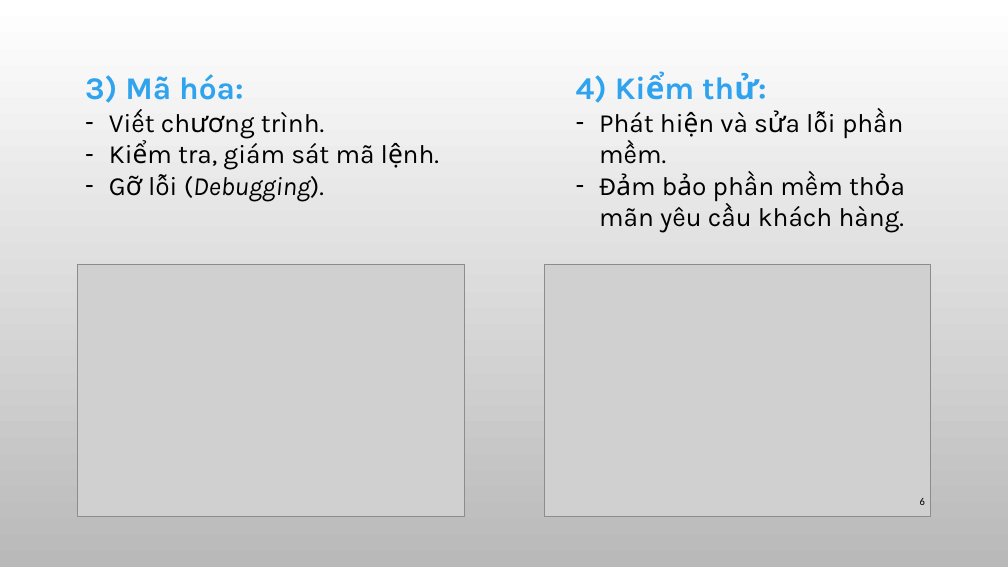
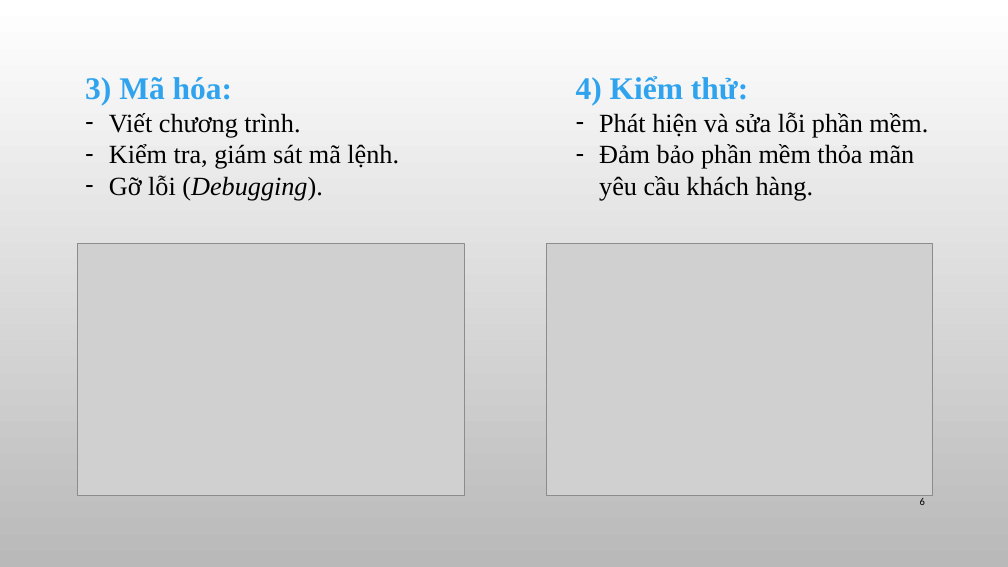
Before and after one commit to helloworldnmcnpm/studentmanagermentprogram, a slide deck: slide 6 of Slide seminar/Seminar.pptx. Drawn at 1008x567 pixels with LibreOffice and Linux fonts; fonts in the diff are those of the drawing; grey boxes stand for pictures; background and template pictures are left out. Boxes give left, top, right and bottom in pixels: in the first picture for what was removed or moved away, otherwise in the second. Text is boxed around its words. In the diff, an @@ line names an element or a change of style, - is before the commit and + after.

```diff
--- a/Slide seminar/Seminar.pptx
+++ b/Slide seminar/Seminar.pptx
@@ text "3) Mã hóa:" at (85, 77, 399, 201): font Karla to Times New Roman @@
@@ text "4) Kiểm thử:" at (576, 76, 928, 201): font Karla to Times New Roman @@
@@ picture: place and size @@
-picture at (78, 264, 464, 516)
+picture at (78, 243, 464, 496)
@@ picture: place and size @@
-picture at (544, 264, 931, 516)
+picture at (547, 243, 933, 496)
```
Also in this commit, not shown: 9 other slides changed, 2 other files.
